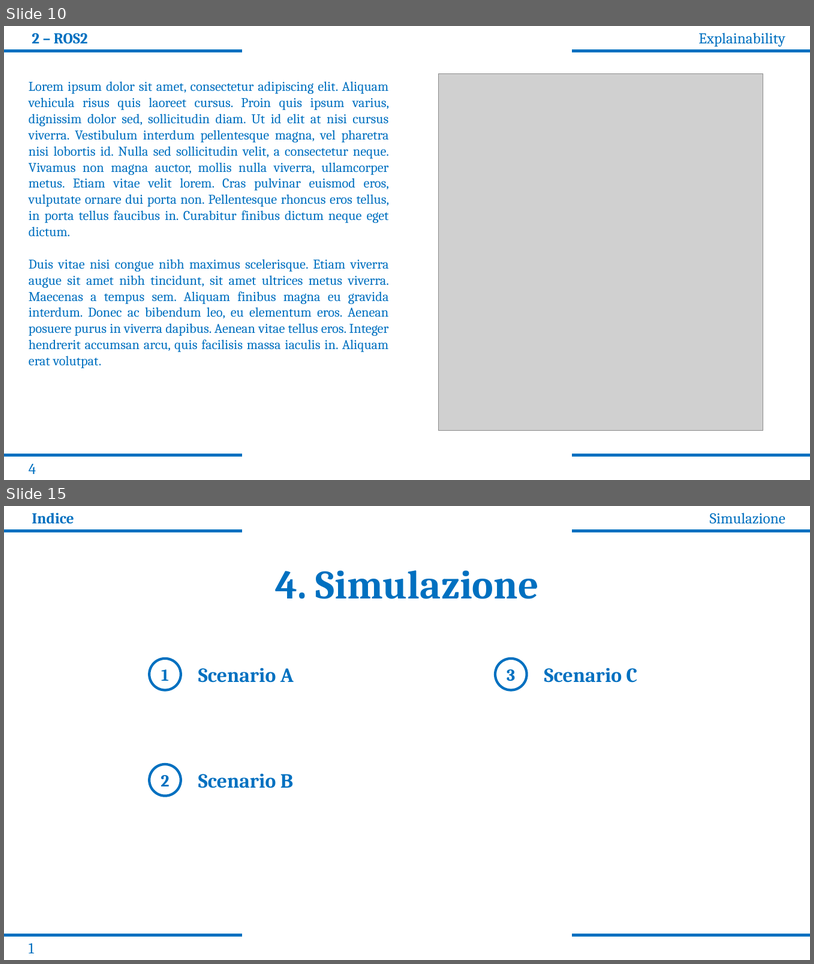
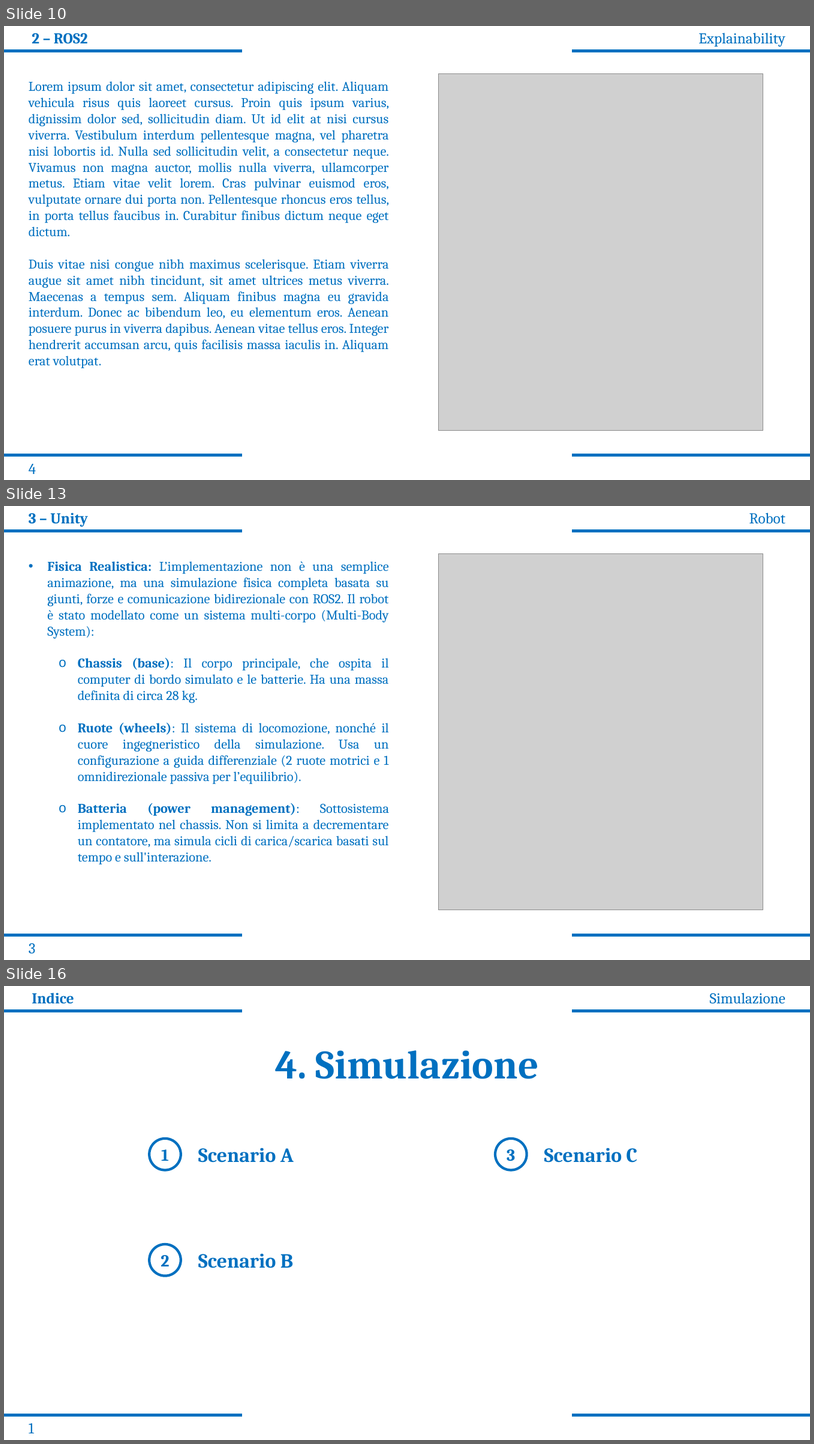
Before and after one commit to A-rgonaut/LM-32_HrR_Hotel-receptionist_Robot, a slide deck: docs/HrR_presentazione.pptx. Shown one above the other, each under a label of ours: slides 10 and 15 before the commit, slides 10, 13 and 16 after it; the slides between them are not shown. The pictures are 814x964 and 814x1444 pixels, drawn with LibreOffice and Linux fonts; fonts in the diff are those of the drawing; grey boxes stand for pictures. Boxes give left, top, right and bottom in pixels: in the first picture for what was removed or moved away, otherwise in the second. Text is boxed around its words. In the diff, an @@ line names an element or a change of style, - is before the commit and + after.

```diff
--- a/docs/HrR_presentazione.pptx
+++ b/docs/HrR_presentazione.pptx
@@ slide 13 added at [4,506,810,960], background #FFFFFF @@
@@ rectangle added at [4,506,810,960], fill #FFFFFF @@
@@ text added at [29,513,88,527], 18 pt, text #0070C0, bold @@
+3 – Unity
@@ text added at [750,513,786,524], 18 pt, text #0070C0 @@
+Robot
@@ line added from (4, 531) to (242, 531), #0070C0 3 pt @@
@@ line added from (573, 531) to (810, 531), #0070C0 3 pt @@
@@ picture added at [439,554,763,910] @@
@@ text added at [47,561,389,864], 16 pt, text #0070C0 @@
+• Fisica Realistica: L’implementazione non è una semplice animazione, ma una simulazione fisica completa basata su giunti, forze e comunicazione bidirezionale con ROS2. Il robot è stato modellato come un sistema multi-corpo (Multi-Body System):
+  o Chassis (base): Il corpo principale, che ospita il computer di bordo simulato e le batterie. Ha una massa definita di circa 28 kg.
+  o Ruote (wheels): Il sistema di locomozione, nonché il cuore ingegneristico della simulazione. Usa un configurazione a guida differenziale (2 ruote motrici e 1 omnidirezionale passiva per l’equilibrio).
+  o Batteria (power management): Sottosistema implementato nel chassis. Non si limita a decrementare un contatore, ma simula cicli di carica/scarica basati sul tempo e sull'interazione.
@@ line added from (4, 935) to (242, 935), #0070C0 3 pt @@
@@ line added from (573, 935) to (810, 935), #0070C0 3 pt @@
@@ text added at [29,943,36,953], 18 pt, text #0070C0 @@
+3
@@ what was slide 15 is now slide 16 @@
```
Also in this commit, not shown: 3 slides changed, 1 other slide added, 1 slide removed.
